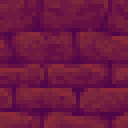
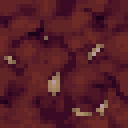
The second w=128, h=128 image is a revision of the first. Changes to its layers:
hid "NetherBrick Red" over (0, 0, 128, 128)
hid "NetherBrick" over (0, 0, 128, 128)
added layer "Quartz" above "NetherRack1" over (4, 36, 108, 120)
